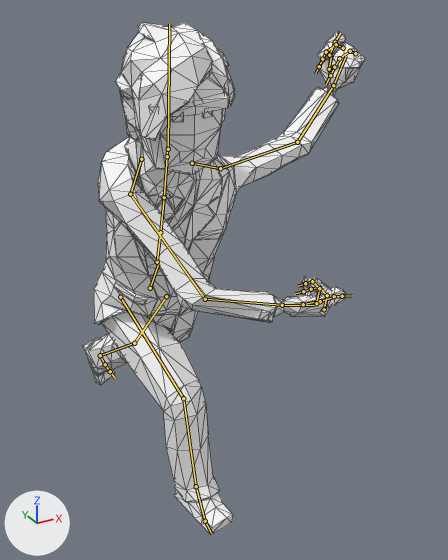
Before and after pictures for a commit that changed the FBX model Assets/Models/Aruba/Aruba_L.fbx.
Rendered twice from a camera (50 mm lens) standing at (-0.717, -1.818, 1.744) and looking at (0.278, -0.009, 0.839). The axes (+X, +Y, +Z) are drawn at lower left. The lights are the same throughout. The older version comes first. Both versions are drawn at frame 12 of the action 'Aruba_L|Lift_R'; the numbers are the values there. The bones that change, and the others that lie on the model, are drawn over the model as lines. Mesh edges are drawn as thin lines.

The first picture shows 'Character_SchoolBoy_01.001'.
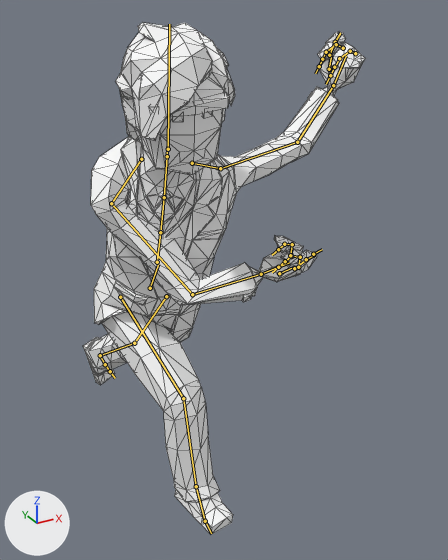
Boxes (x1, y1, x2, y2) around the edits, measured in the pictures (448 x 560 px):
'Character_SchoolBoy_01.001', posed
    both: (83, 22, 366, 534)
bone 'mixamorig:RightShoulder', root to tip
    before: (141, 159) to (130, 194)
    after: (141, 159) to (111, 203)
bone 'mixamorig:RightArm', root to tip
    before: (130, 194) to (205, 299)
    after: (111, 203) to (192, 294)
bone 'mixamorig:RightForeArm', root to tip
    before: (205, 299) to (282, 305)
    after: (192, 294) to (261, 274)

The change in detail:
Bone 'mixamorig:RightShoulder' (bone_mixamorig_rightshoulder) turns from (-4, -29, -82) to (22, -27, -63) degrees about its own x, y and z.
Bone 'mixamorig:RightArm' (bone_mixamorig_rightarm) turns from (19, 37, -39) to (18, 43, -61) degrees about its own x, y and z.
Bone 'mixamorig:RightForeArm' (bone_mixamorig_rightforearm) turns from (16, 5, -51) to (37, 7, -57) degrees about its own x, y and z.
